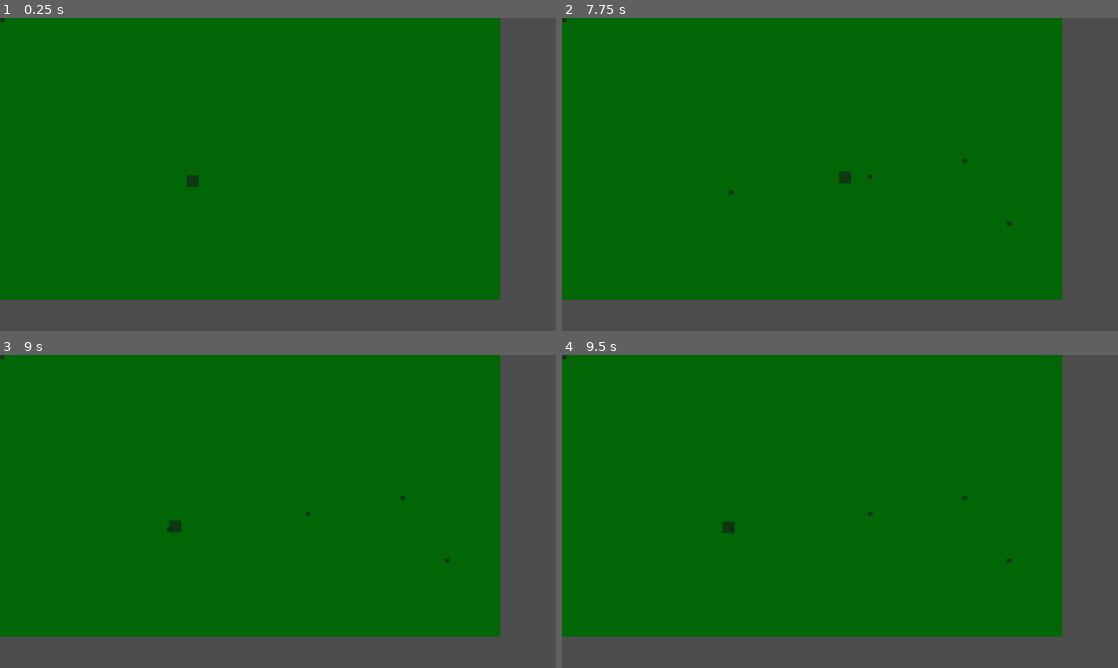
Above: before the commit, frames 1-4 (two rows, left to right).
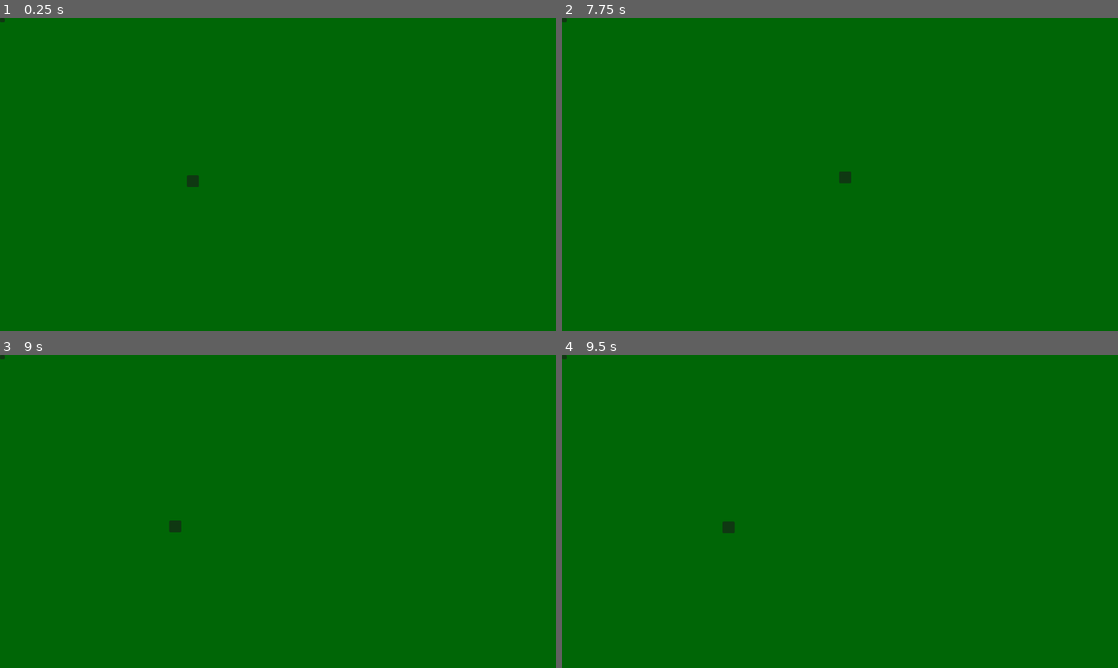
Above: after the commit, the same moments.

Repository: BuggyOffmoz/Pilot_test
Game: Godot game, scene res://Scenes/World/Test_world/TestSecene.tscn
The game is run twice, just before and just after one commit, with the same random seed, the same clock (stepped at 60 frames per second) and the same inputs. The project has no main scene, so this scene is started directly.
Inputs (mouse positions are in pixels of both pictures, inside the frame that each line leads up to):
- Up to frame 1 (0.25 s): no input
- Up to frame 2 (7.75 s): tap Enter at 0.5, 2, 3.5 s; move the mouse to (962, 158) at 0.52 s; click (962, 158) at 0.67 s; tap Space at 1.25, 2.75, 4.25 s; move the mouse to (728, 190) at 1.27 s; click (728, 190) at 1.42 s; move the mouse to (895, 105) at 2.02 s; click (895, 105) at 2.17 s; move the mouse to (812, 237) at 2.77 s; click (812, 237) at 2.92 s; move the mouse to (1006, 221) at 3.52 s; click (1006, 221) at 3.67 s; move the mouse to (673, 127) at 4.27 s; click (673, 127) at 4.42 s; move the mouse to (867, 174) at 5.02 s; click (867, 174) at 5.17 s; move the mouse to (756, 96) at 5.77 s; click (756, 96) at 5.92 s; move the mouse to (962, 158) at 6.52 s; click (962, 158) at 6.67 s; move the mouse to (728, 190) at 7.27 s; click (728, 190) at 7.42 s
- Up to frame 3 (9 s): move the mouse to (333, 442) at 8.02 s; click (333, 442) at 8.17 s; move the mouse to (250, 574) at 8.77 s; click (250, 574) at 8.92 s
- Up to frame 4 (9.5 s): no input

The runs differ from the first frame. In frame 1, 19% of the frame differs, in the area x 0-100%, y 0-100%; in frame 2, 19%; in frame 3, 19%; in frame 4, 19%.

Commit message:
nvm

Diff:
--- a/Scenes/Draw_Line/Draw_LineSCRIPT.gd
+++ b/Scenes/Draw_Line/Draw_LineSCRIPT.gd
@@ -152,7 +152,7 @@
 
 func share_position_array():
 	if finish_draw == true and is_draw == false:
-		show_points()
+		#show_points()
 		#pass
 		dog_player_reference.set_direction_points_array(points_of_directions_array)
 		#points_of_directions_array.clear()
--- a/Scenes/World/Test_world/TestSecene.tscn
+++ b/Scenes/World/Test_world/TestSecene.tscn
@@ -6,8 +6,8 @@
 [node name="TestSecene" type="Node2D"]
 
 [node name="ColorRect" type="ColorRect" parent="."]
-offset_right = 1152.0
-offset_bottom = 648.0
+offset_right = 1926.0
+offset_bottom = 1086.0
 color = Color(0, 0.4, 0.0235294, 1)
 
 [node name="Draw_Line" parent="." node_paths=PackedStringArray("dog_player_reference") instance=ExtResource("1_3s3mb")]
